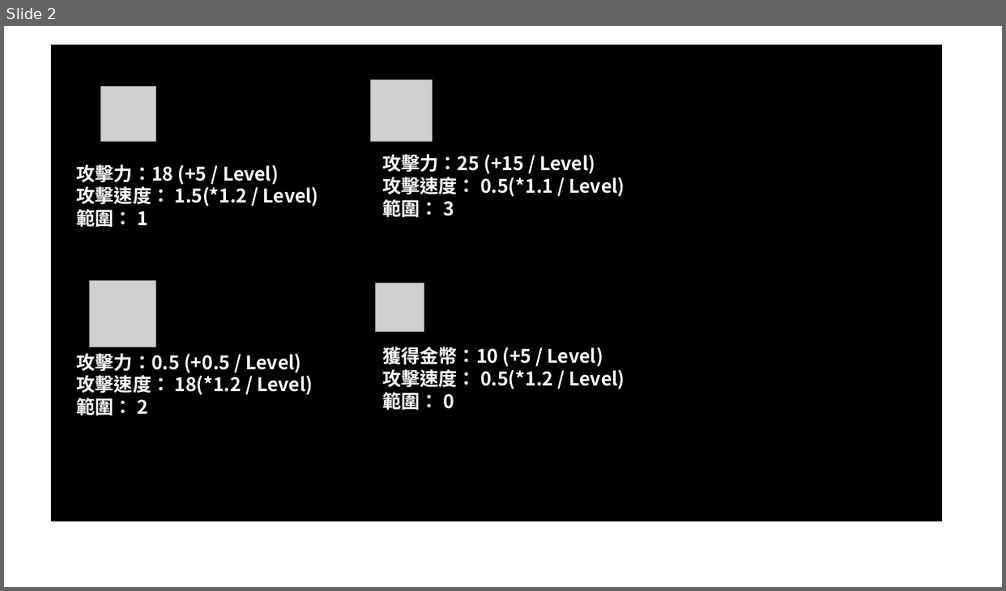
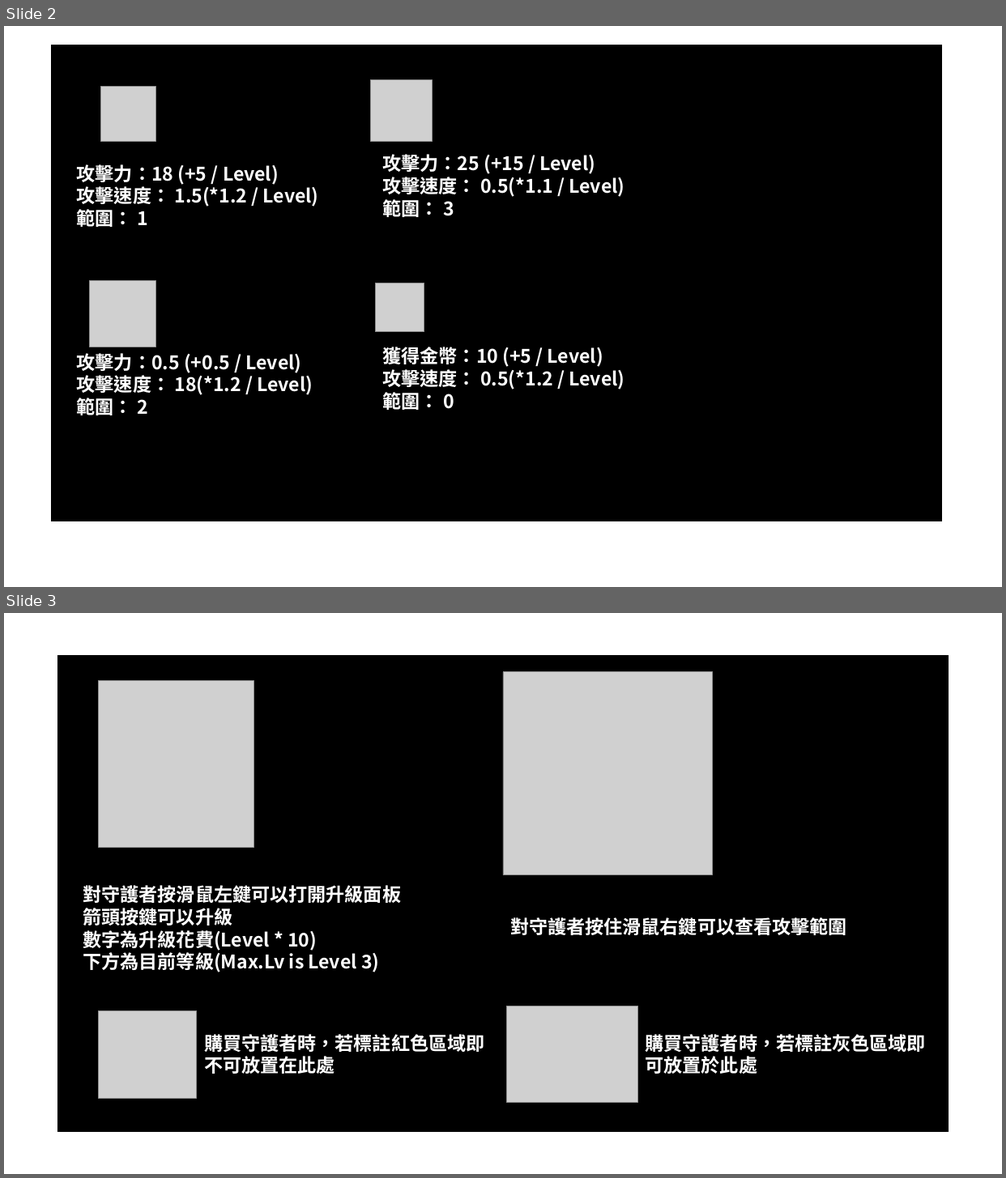
Before and after one commit to IanChen611/Fortress_Guard, a slide deck: Resources/TutorialPage.pptx. Shown one above the other, each under a label of ours: slide 2 before the commit, slides 2 and 3 after it. The pictures are 1006x591 and 1006x1178 pixels, drawn with LibreOffice and Linux fonts; fonts in the diff are those of the drawing; grey boxes stand for pictures. Boxes give left, top, right and bottom in pixels: in the first picture for what was removed or moved away, otherwise in the second. Text is boxed around its words. In the diff, an @@ line names an element or a change of style, - is before the commit and + after.

```diff
--- a/Resources/TutorialPage.pptx
+++ b/Resources/TutorialPage.pptx
@@ slide 3 added at [4,613,1002,1174], background #FFFFFF @@
@@ group added at [58,656,948,1131]: 4 pictures, 4 texts, 1 rectangle @@
+對守護者按滑鼠左鍵可以打開升級面板
+箭頭按鍵可以升級
+數字為升級花費(Level * 10)
+下方為目前等級(Max.Lv is Level 3)
+對守護者按住滑鼠右鍵可以查看攻擊範圍
+購買守護者時，若標註紅色區域即不可放置在此處
+購買守護者時，若標註灰色區域即可放置於此處
```
Also in this commit, not shown: 1 slide changed, 3 other files.
